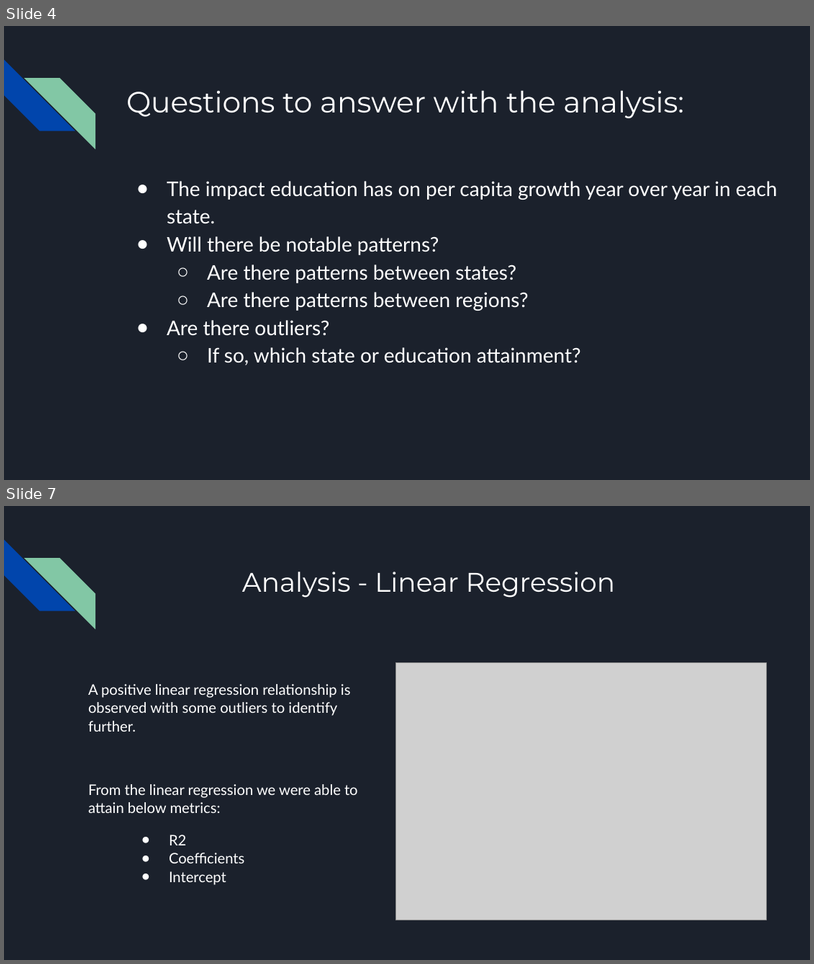
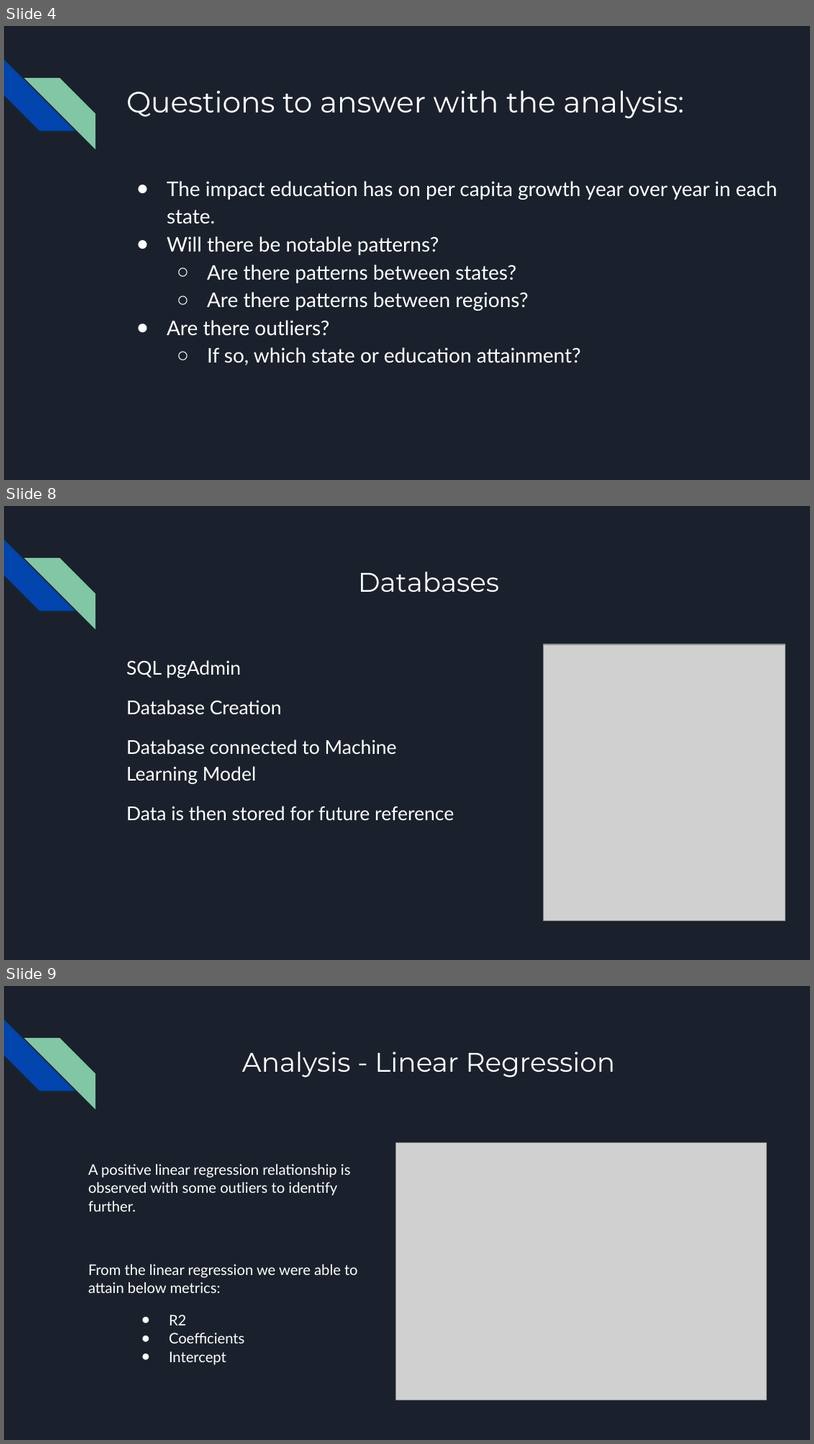
Before and after one commit to VickyCarlson/PCI_Growth, a slide deck: Effect of Educational Attainment on per Capita Growth by State.pptx. Shown one above the other, each under a label of ours: slides 4 and 7 before the commit, slides 4, 8 and 9 after it; the slides between them are not shown. The pictures are 814x964 and 814x1444 pixels, drawn with LibreOffice and Linux fonts; fonts in the diff are those of the drawing; grey boxes stand for pictures. Boxes give left, top, right and bottom in pixels: in the first picture for what was removed or moved away, otherwise in the second. Text is boxed around its words. In the diff, an @@ line names an element or a change of style, - is before the commit and + after.

```diff
--- a/Effect of Educational Attainment on per Capita Growth by State.pptx
+++ b/Effect of Educational Attainment on per Capita Growth by State.pptx
@@ slide 8 added at (x1=4, y1=506, x2=810, y2=960), background #1B212C; not listed: 2 template elements that a slide beside it also shows @@
@@ title added at (x1=358, y1=572, x2=499, y2=592), 24 pt, text #FFFFFF @@
+Databases
@@ picture added at (x1=543, y1=644, x2=785, y2=920) @@
@@ text added at (x1=126, y1=660, x2=454, y2=820), 17 pt, text #FFFFFF @@
+SQL pgAdmin
+Database Creation
+Database connected to Machine Learning Model
+Data is then stored for future reference
@@ what was slide 7 is now slide 9 @@
```
Also in this commit, not shown: 4 slides changed, 1 slide removed.
